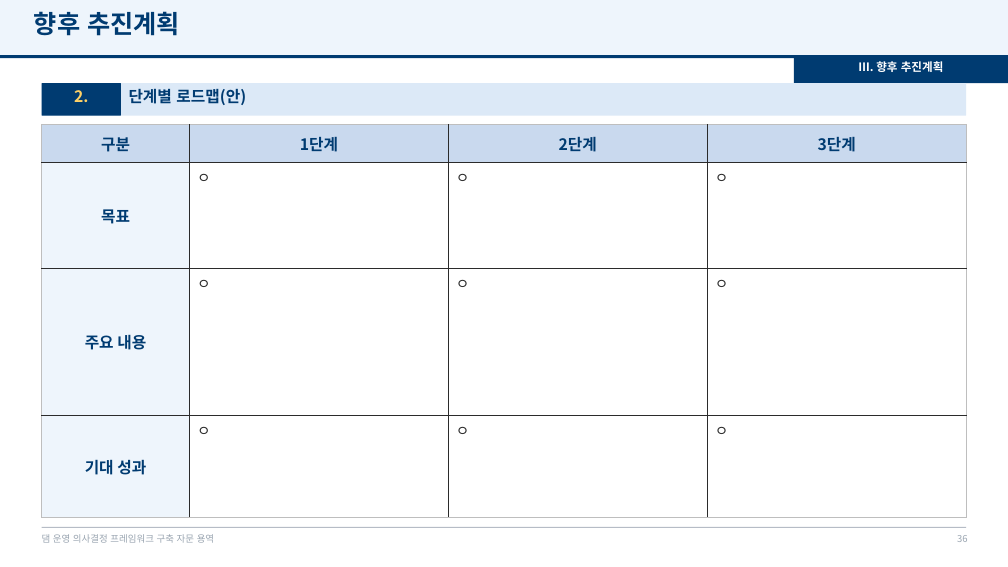
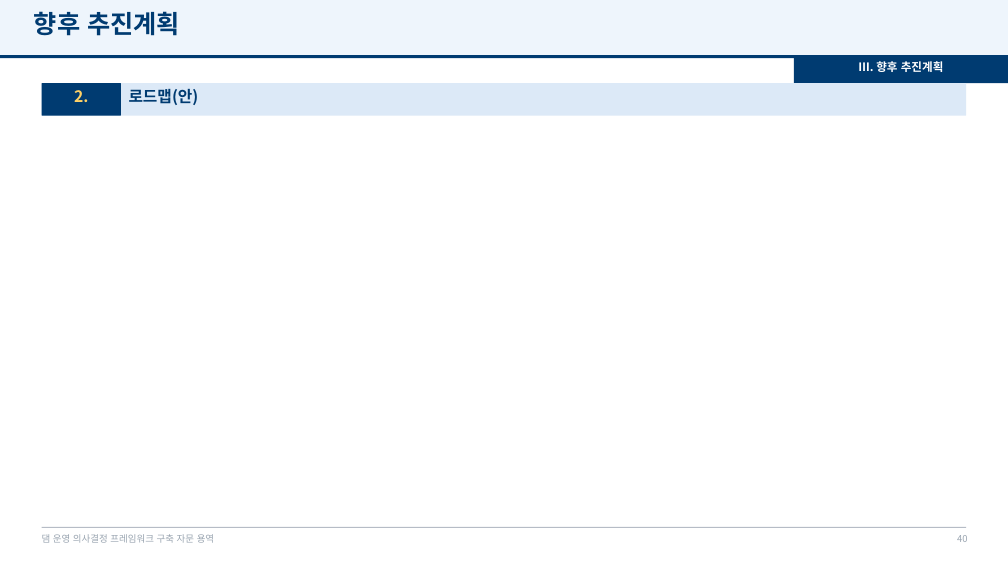
Before and after one commit to mkm1119/KGRAG-LLM, a slide deck: slide 40 of project_khnp/2026.12.09_최종보고회_발표자료_템플릿.pptx (slide 36 before the commit). Drawn at 1008x567 pixels with LibreOffice and Linux fonts; fonts in the diff are those of the drawing; background and template pictures are left out. Boxes give left, top, right and bottom in pixels: in the first picture for what was removed or moved away, otherwise in the second. Text is boxed around its words. In the diff, an @@ line names an element or a change of style, - is before the commit and + after.

```diff
--- a/project_khnp/2026.12.09_최종보고회_발표자료_템플릿.pptx
+++ b/project_khnp/2026.12.09_최종보고회_발표자료_템플릿.pptx
@@ text at (129,89,199,105): text changed @@
-단계별 로드맵(안)
+로드맵(안)
@@ table removed at (42,125,966,518), 4 rows, 4 columns @@
-구분 | 1단계 | 2단계 | 3단계
-목표 | ㅇ | ㅇ | ㅇ
-주요 내용 | ㅇ | ㅇ | ㅇ
-기대 성과 | ㅇ | ㅇ | ㅇ
@@ page number at (957,535,967,542): text changed @@
-36
+40
```
Also in this commit, not shown: 4 slides added, 1 other file.
